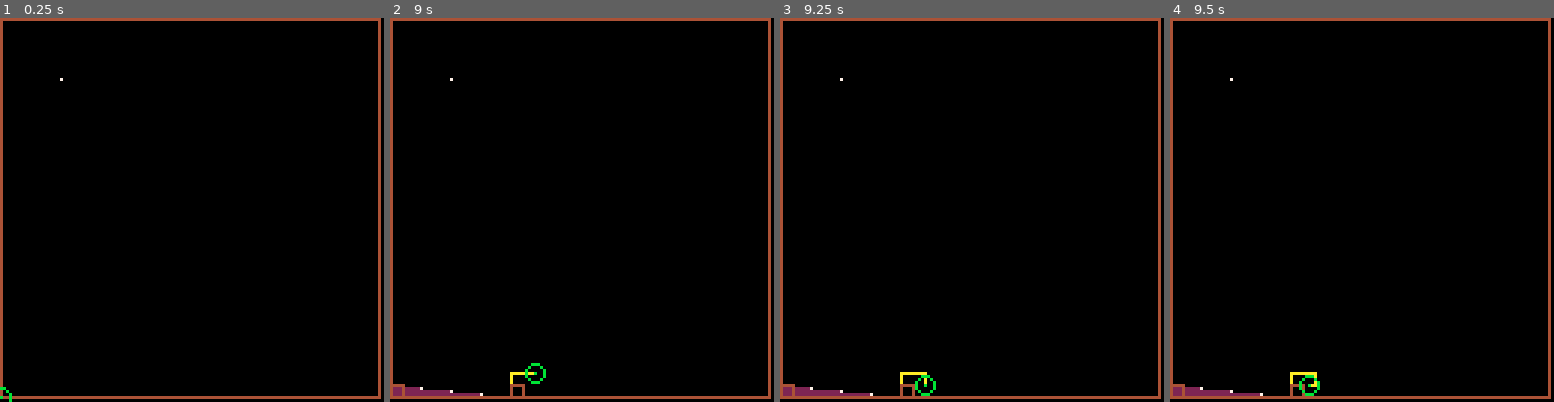
Above: before the commit, frames 1-4 (left to right).
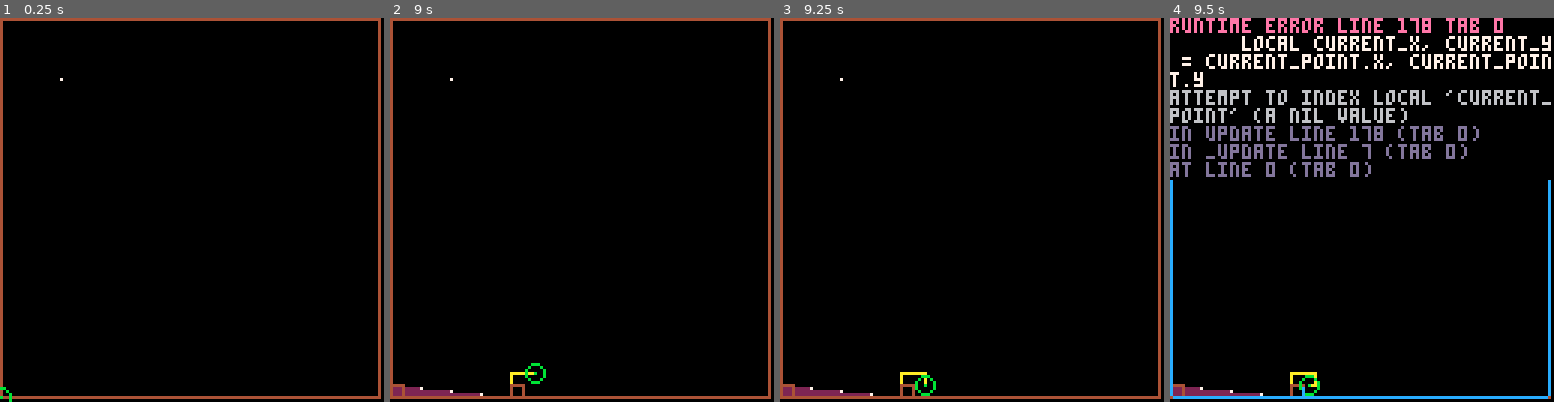
Above: after the commit, the same moments.

Repository: shen-sat/qix
Game: PICO-8 cartridge qix.p8
Two runs of this game, one before a commit and one after it. Both use one fixed random seed, a clock stepped at 60 frames per second and the inputs below.
Inputs:
- Up to frame 1 (0.25 s): no input
- Up to frame 2 (9 s): tap X (X key) at 1.07, 2.07, 2.4, 2.73, 3.07, 3.4, 3.73, 4.07, 4.4, 4.73, 5.07, 5.4, 5.73, 6.07, 6.4, 6.73, 7.07, 7.4, 7.73, 8.07, 8.4, 8.73 s; hold Left 1.97-2.37 s; hold Down 2.42-2.82 s; hold Right 2.87-3.53 s; hold Up 3.58-4.08 s; hold Right 4.13-4.53 s; hold Down 4.58-5.08 s; hold Left 5.13-5.8 s; hold Up 5.85-6.18 s; hold Left 6.23-6.63 s; hold Down 6.68-7.08 s; hold Right 7.13-7.8 s; hold Up 7.85-8.35 s; hold Right 8.4-8.8 s; hold Down from 8.85 s (still down)
- Up to frame 3 (9.25 s): keep holding Down; tap X (X key) at 9.07 s
- Up to frame 4 (9.5 s): release Down at 9.35 s; tap X (X key) at 9.4 s; hold Left from 9.4 s (still down)

Frames 1-3 are identical in both runs. In frame 4, 12% of the frame differs, in the area x 0-100%, y 0-100%.
Error after the commit: runtime error line 178 tab 0; local current_x, current_y = current_point.x, current_point.y; attempt to index local 'current_point' (a nil value)

Commit message:
Whilst pathfinding, color the current point rather than the next point to the pathfinding color

Diff:
--- a/qix.p8
+++ b/qix.p8
@@ -187,7 +187,7 @@
       last_vertix_reached = compass_points_contain_color(compass_points, draw_color)
       --check if current point is an l-junction or a final vertix. if not, move along to next pixel
       while pget(current_x + x_counter,current_y + y_counter) != background_color and not last_vertix_reached do
-       pset(current_x + x_counter,current_y + y_counter,pathfinding_color)
+       pset(current_x,current_y,pathfinding_color)
        current_y += y_counter
        current_x += x_counter
        compass_points = get_compass_points(current_x, current_y)
